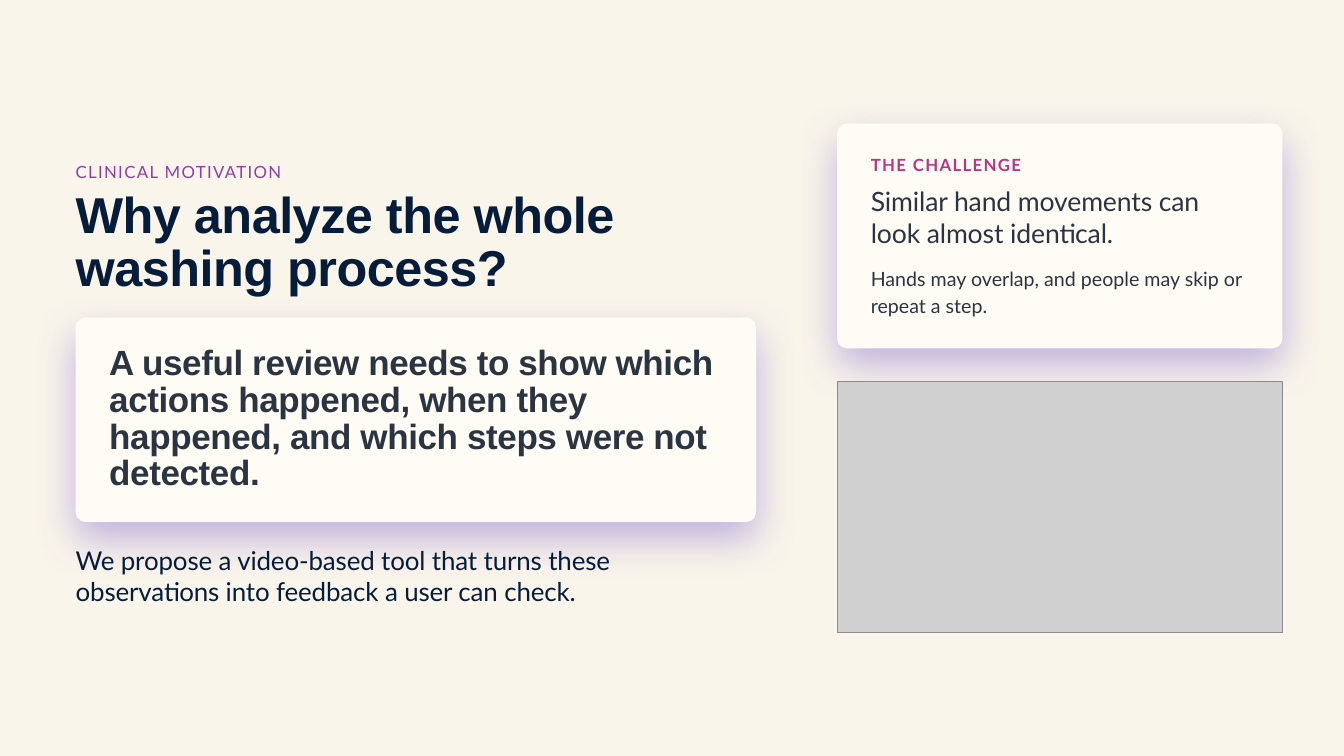
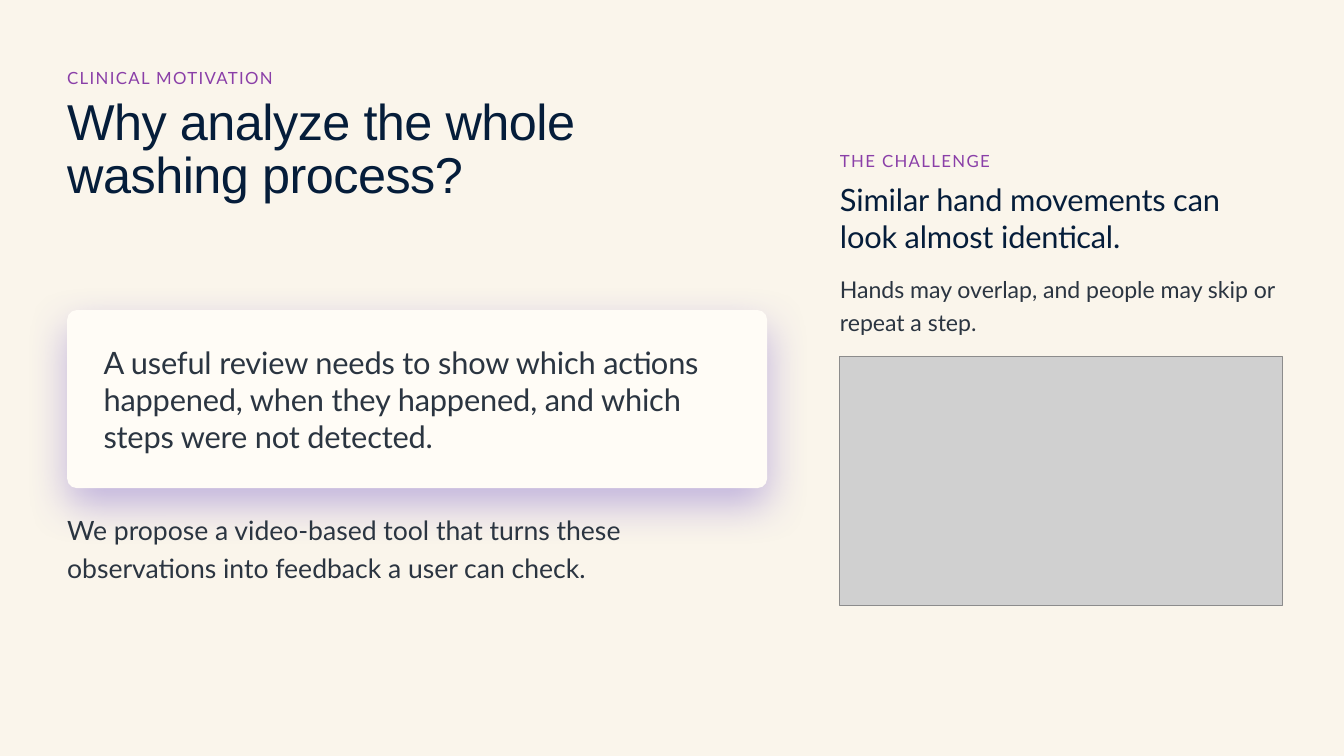
Before and after one commit to Frostash030612/handwash-who-six-step, a slide deck: slide 2 of deliverables/Video-based-Six-Step-Handwashing-Assessment.pptx. Drawn at 1344x756 pixels with LibreOffice and Linux fonts; fonts in the diff are those of the drawing; grey boxes stand for pictures; background and template pictures are left out. Boxes give left, top, right and bottom in pixels: in the first picture for what was removed or moved away, otherwise in the second. Text is boxed around its words. In the diff, an @@ line names an element or a change of style, - is before the commit and + after.

```diff
--- a/deliverables/Video-based-Six-Step-Handwashing-Assessment.pptx
+++ b/deliverables/Video-based-Six-Step-Handwashing-Assessment.pptx
@@ background picture (left out) to #FAF5EB @@
@@ rectangle removed at <box>0,0,1344,756</box> @@
@@ text "CLINICAL MOTIVATION": place and size @@
-text "CLINICAL MOTIVATION" at <box>76,166,282,178</box>
+text "CLINICAL MOTIVATION" at <box>67,72,273,84</box>
@@ text "Why analyze the whole washing ...": place and size @@
-text "Why analyze the whole washing ..." at <box>76,196,615,296</box>
+text "Why analyze the whole washing ..." at <box>67,103,576,203</box>
@@ text "Why analyze the whole washing ..." at <box>67,103,576,203</box>: bold off @@
@@ rounded rectangle removed at <box>838,124,1284,349</box> @@
@@ text "THE CHALLENGE": place and size @@
-text "THE CHALLENGE" at <box>871,158,1021,171</box>
+text "THE CHALLENGE" at <box>840,155,990,167</box>
@@ text "THE CHALLENGE" at <box>840,155,990,167</box>: text colour #B8367F to #8A3FA8, bold off @@
@@ text "Similar hand movements can look ...": place and size @@
-text "Similar hand movements can look ..." at <box>871,191,1199,243</box>
+text "Similar hand movements can look ..." at <box>840,188,1220,249</box>
@@ text "Similar hand movements can look ..." at <box>840,188,1220,249</box>: size 19 to 22 pt, text colour #2B3541 to #051D3A @@
@@ text "Hands may overlap, and people ...": place and size @@
-text "Hands may overlap, and people ..." at <box>871,271,1242,317</box>
+text "Hands may overlap, and people ..." at <box>840,281,1275,335</box>
@@ text "Hands may overlap, and people ..." at <box>840,281,1275,335</box>: size 14 to 16.5 pt @@
@@ rounded rectangle: place and size @@
-rounded rectangle at <box>76,318,756,522</box>
+rounded rectangle at <box>68,311,767,489</box>
@@ rounded rectangle at <box>68,311,767,489</box>: proportions changed @@
@@ text "A useful review needs to ..." at <box>104,351,698,454</box>: size 25 to 22 pt, font Arial to Lato, letter spacing -0.2 to -0.1 pt, bold off; line spacing 0.88 to 1 @@
@@ picture: place and size @@
-picture at <box>838,382,1284,632</box>
+picture at <box>840,357,1282,606</box>
@@ text "We propose a video-based tool ...": place and size @@
-text "We propose a video-based tool ..." at <box>76,551,610,602</box>
+text "We propose a video-based tool ..." at <box>67,520,621,579</box>
@@ text "We propose a video-based tool ..." at <box>67,520,621,579</box>: size 18.5 to 19 pt, text colour #051D3A to #2B3541, letter spacing -0.1 to 0 pt; line spacing 1 to 1.17 @@
```
Also in this commit, not shown: 2 other slides changed, 7 slides added, 7 slides removed.
